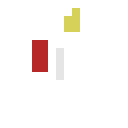
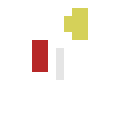
The second w=128, h=128 image is a revision of the first. Changes to its layers:
painted on "Layer 1" over [72, 8, 88, 40]
